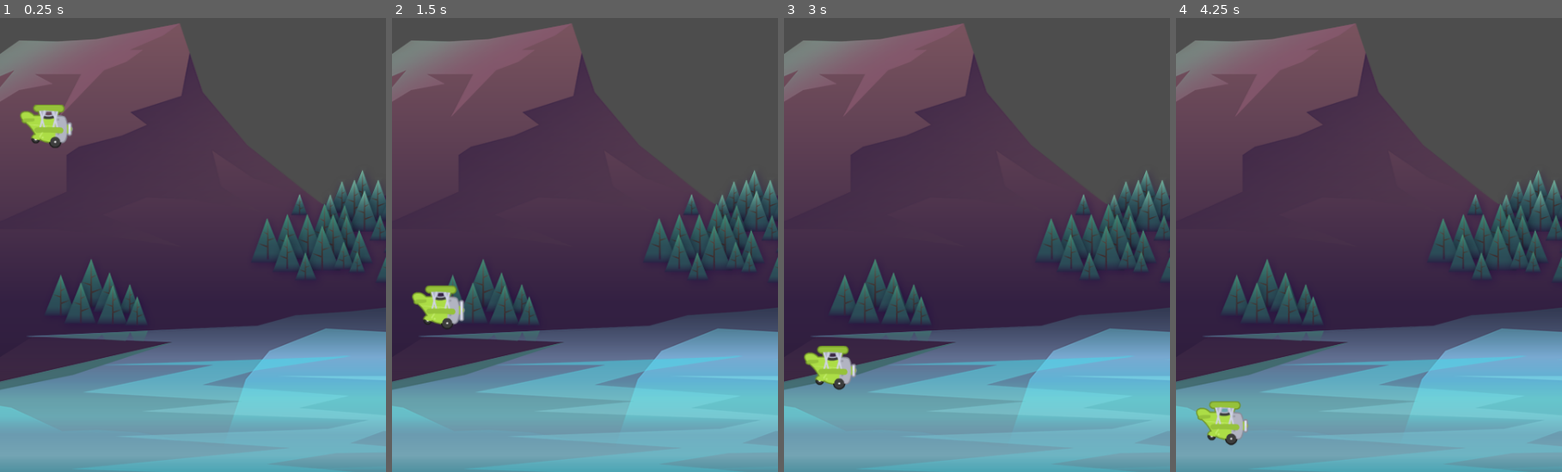
Above: before the commit, frames 1-4 (left to right).
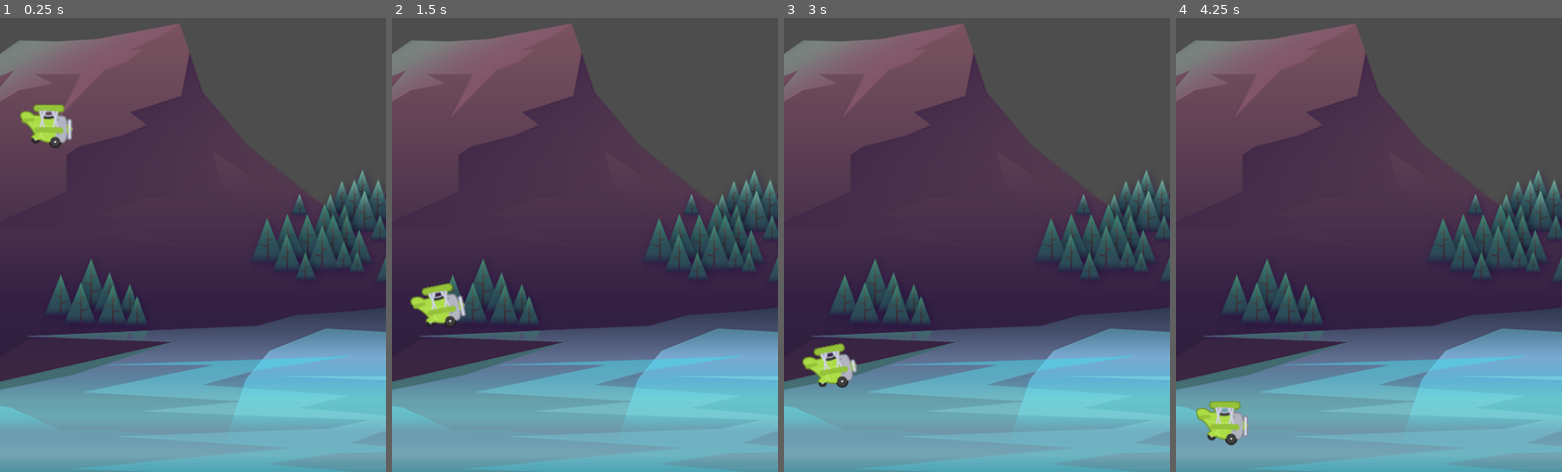
Above: after the commit, the same moments.

Repository: theaob/tappy-plane
Game: Godot game, scene res://scenes/game/game.tscn
Two runs of this game, one before a commit and one after it. Both use one fixed random seed, a clock stepped at 60 frames per second and the inputs below.
Inputs:
- Up to frame 1 (0.25 s): no input
- Up to frame 2 (1.5 s): tap Space (fly) at 0.6, 1.35 s
- Up to frame 3 (3 s): tap Space (fly) at 2.1, 2.85 s
- Up to frame 4 (4.25 s): tap Space (fly) at 3.6 s

The runs differ from the first frame. In frame 1, less than 0.1% of the frame differs, in the area x 17-19%, y 22-27%; in frame 2, 0.6%, in the area x 4-20%, y 58-69%; in frame 3, 0.6%; in frame 4, less than 0.1%.

Commit message:
add jump animation

Diff:
--- a/scenes/plane/plane.gd
+++ b/scenes/plane/plane.gd
@@ -4,6 +4,7 @@
 const POWER: float = -500.0
 
 @onready var animated_sprite_2d = $AnimatedSprite2D
+@onready var animation_player = $AnimationPlayer
 
 func _physics_process(delta):
 	fly(delta)
@@ -17,6 +18,7 @@
 
 	if (Input.is_action_just_pressed("fly")):
 		velocity.y = POWER
+		animation_player.play("power")
 
 func die() -> void:
 	print("DEAD")
--- a/scenes/plane/plane.tscn
+++ b/scenes/plane/plane.tscn
@@ -38,6 +38,43 @@
 [sub_resource type="CircleShape2D" id="CircleShape2D_8ajk5"]
 radius = 27.074
 
+[sub_resource type="Animation" id="Animation_2nh3d"]
+resource_name = "power"
+length = 0.3
+tracks/0/type = "value"
+tracks/0/imported = false
+tracks/0/enabled = true
+tracks/0/path = NodePath("AnimatedSprite2D:rotation")
+tracks/0/interp = 1
+tracks/0/loop_wrap = true
+tracks/0/keys = {
+"times": PackedFloat32Array(0, 0.2, 0.3),
+"transitions": PackedFloat32Array(1, 1, 1),
+"update": 0,
+"values": [0.0, -0.349066, 0.0]
+}
+
+[sub_resource type="Animation" id="Animation_ix6da"]
+length = 0.001
+tracks/0/type = "value"
+tracks/0/imported = false
+tracks/0/enabled = true
+tracks/0/path = NodePath("AnimatedSprite2D:rotation")
+tracks/0/interp = 1
+tracks/0/loop_wrap = true
+tracks/0/keys = {
+"times": PackedFloat32Array(0),
+"transitions": PackedFloat32Array(1),
+"update": 0,
+"values": [0.0]
+}
+
+[sub_resource type="AnimationLibrary" id="AnimationLibrary_qi8mp"]
+_data = {
+"RESET": SubResource("Animation_ix6da"),
+"power": SubResource("Animation_2nh3d")
+}
+
 [node name="Plane" type="CharacterBody2D"]
 script = ExtResource("1_1ww1r")
 
@@ -46,7 +83,12 @@
 sprite_frames = SubResource("SpriteFrames_j8lnm")
 animation = &"fly"
 autoplay = "fly"
-frame_progress = 0.165699
+frame_progress = 0.702815
 
 [node name="CollisionShape2D" type="CollisionShape2D" parent="."]
 shape = SubResource("CircleShape2D_8ajk5")
+
+[node name="AnimationPlayer" type="AnimationPlayer" parent="."]
+libraries = {
+"": SubResource("AnimationLibrary_qi8mp")
+}
Not shown: 1 places in scenes/plane/plane.tscn that only renumber resources
